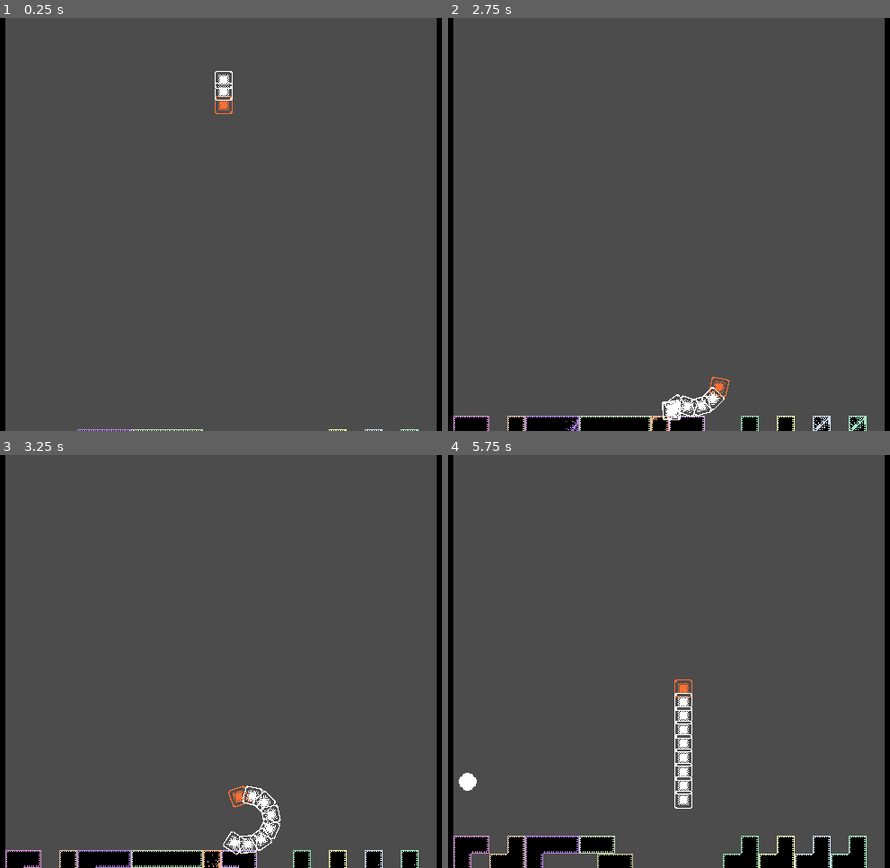
Above: before the commit, frames 1-4 (two rows, left to right).
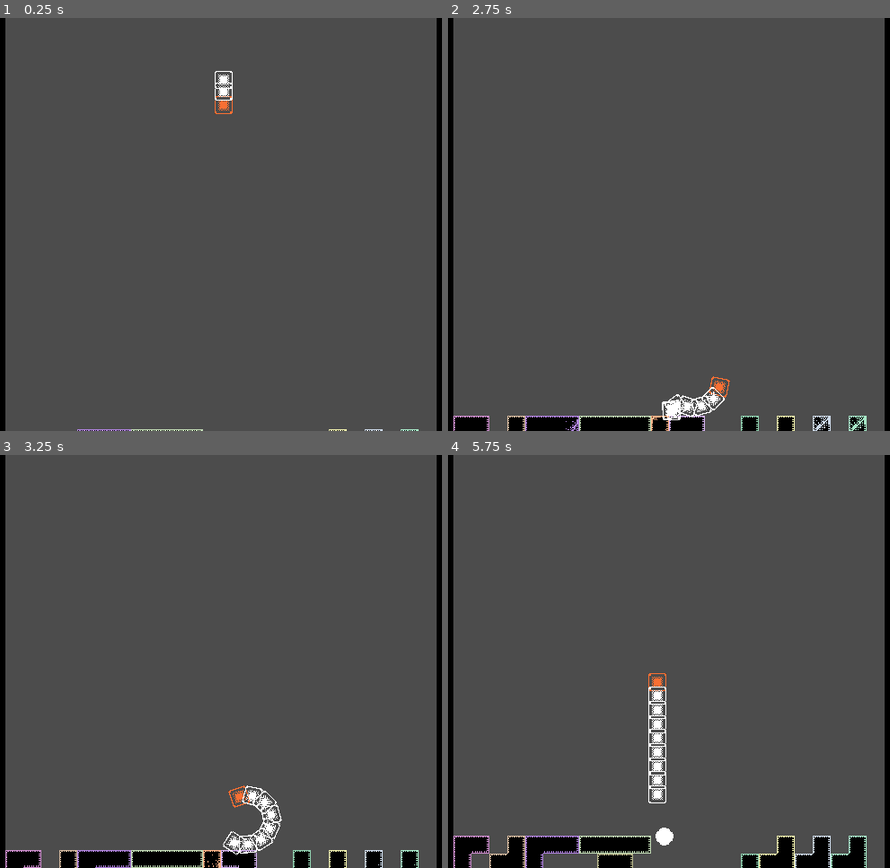
Above: after the commit, the same moments.

Repository: MetRiko/TK-Jam-2022
Game: Godot game, scene res://Scenes/Root.tscn
Two runs of this game, one before a commit and one after it. Both use one fixed random seed, a clock stepped at 60 frames per second and the inputs below.
Inputs (mouse positions are in pixels of both pictures, inside the frame that each line leads up to):
- Up to frame 1 (0.25 s): no input
- Up to frame 2 (2.75 s): tap Enter (ui_accept) at 0.5, 0.77, 1.52 s; move the mouse to (633, 307) at 0.52 s; hold Up (ui_up) 0.53-2.03 s; click (633, 307) at 0.67 s; move the mouse to (885, 286) at 1.27 s; move the mouse to (452, 162) at 2.02 s; hold Left (ui_left) from 2.03 s (still down)
- Up to frame 3 (3.25 s): keep holding Left (ui_left); move the mouse to (256, 661) at 2.77 s; click (256, 661) at 2.92 s; tap Enter (ui_accept) at 3.02 s
- Up to frame 4 (5.75 s): move the mouse to (562, 558) at 3.52 s; release Left (ui_left) at 3.53 s; hold Down (ui_down) 3.53-4.28 s; tap Enter (ui_accept) at 3.77, 4.52 s; move the mouse to (828, 640) at 4.27 s; hold Right (ui_right) 4.28-5.03 s; move the mouse to (523, 682) at 5.02 s; hold Up (ui_up) from 5.03 s (still down); click (523, 682) at 5.17 s

Frame 1 is identical in both runs. In frame 2, less than 0.1% of the frame differs, in the area x 57-64%, y 88-95%; in frame 3, less than 0.1%; in frame 4, 2.4%, in the area x 2-71%, y 52-100%.

Commit message:
Fix multiple collision bugs

Diff:
--- a/Scenes/Ball.gd
+++ b/Scenes/Ball.gd
@@ -7,6 +7,9 @@
 #	dirVec = Vector2(1,1)
 #	dirVec.x = dirVec.x * rand_range(-1,1)*0.1
 
+func bounce(normal : Vector2):
+	dirVec = dirVec.bounce(normal)
+
 func _physics_process(delta):
 	var collision = move_and_collide(dirVec*velocity)
 	if collision:
@@ -14,14 +17,10 @@
 			queue_free()
 			return
 		var reflect = collision.remainder.bounce(collision.normal)
-		dirVec = dirVec.bounce(collision.normal)
-		move_and_collide(reflect)
+		bounce(collision.normal)
+		move_and_collide(reflect, false)
 		if collision.collider.is_in_group("snake"):
 			velocity = 5.0
 		if collision.collider.name.match('*TetrisBlock*'):
 			collision.collider.destroy()
 			velocity = 1.5
-
-#func _ready():
-#	randomize()
-#	castBall()
--- a/Scenes/Ball.tscn
+++ b/Scenes/Ball.tscn
@@ -6,7 +6,7 @@
 [sub_resource type="CircleShape2D" id=1]
 radius = 8.0
 
-[node name="Ball" type="KinematicBody2D"]
+[node name="Ball" type="KinematicBody2D" groups=["ball"]]
 position = Vector2( 520, 504 )
 collision_mask = 14
 script = ExtResource( 1 )
--- a/Scenes/Player.gd
+++ b/Scenes/Player.gd
@@ -8,7 +8,6 @@
 
 var alive := true
 
-# Called when the node enters the scene tree for the first time.
 func _ready():
 	$CollisionDetector.connect("body_entered", self, "_on_body_entered")
 
@@ -21,7 +20,13 @@
 func _movement_update(delta):
 	if alive:
 		var velocity_vec: Vector2 = get_linear_velocity()
-		velocity_vec = move_and_slide(velocity_vec, Vector2.UP)
+		velocity_vec = move_and_slide(velocity_vec, Vector2.ZERO)
+		var coll = get_slide_collision(0)
+		if coll:
+			if coll.collider.is_in_group("ball"):
+				var ball = coll.collider
+				ball.velocity = 5.0
+				ball.dirVec = direction
 
 func _rotation_update(delta : float):
 	if Input.is_action_pressed("ui_right"):
@@ -33,18 +38,8 @@
 		direction = direction.rotated(angle)
 		rotate(angle)
 
-
 func get_linear_velocity():
 	var linear_velocity: Vector2
 	linear_velocity.x = direction.x * velocity
 	linear_velocity.y = direction.y * velocity
 	return linear_velocity
-
-func defeat():
-	print("you lose")
-	pass
-
-
-func _on_CollisionDetector_area_entered(area):
-	if area.collision.name.match("Walls") or area.collision.name.match("*TetrisBlock*"):
-		defeat()
--- a/Scenes/SnakeHead.tscn
+++ b/Scenes/SnakeHead.tscn
@@ -11,7 +11,7 @@
 
 [node name="SnakeHead" type="KinematicBody2D" groups=["head", "snake"]]
 collision_layer = 4
-collision_mask = 10
+collision_mask = 11
 script = ExtResource( 2 )
 
 [node name="SnakeHead" type="CollisionShape2D" parent="."]
--- a/Tetris/TetrisBlock.tscn
+++ b/Tetris/TetrisBlock.tscn
@@ -6,6 +6,9 @@
 
 [sub_resource type="RectangleShape2D" id=1]
 extents = Vector2( 8, 8 )
+
+[sub_resource type="Animation" id=4]
+length = 0.001
 
 [sub_resource type="Animation" id=3]
 resource_name = "shiny_effect"
@@ -38,6 +41,7 @@
 texture = ExtResource( 3 )
 centered = false
 hframes = 15
+frame = 14
 
 [node name="CollisionShape2D" type="CollisionShape2D" parent="."]
 visible = false
@@ -45,4 +49,5 @@
 shape = SubResource( 1 )
 
 [node name="Anim" type="AnimationPlayer" parent="."]
+anims/RESET = SubResource( 4 )
 anims/shiny_effect = SubResource( 3 )
Not shown: 1 places in Tetris/TetrisBlock.tscn that only renumber resources
